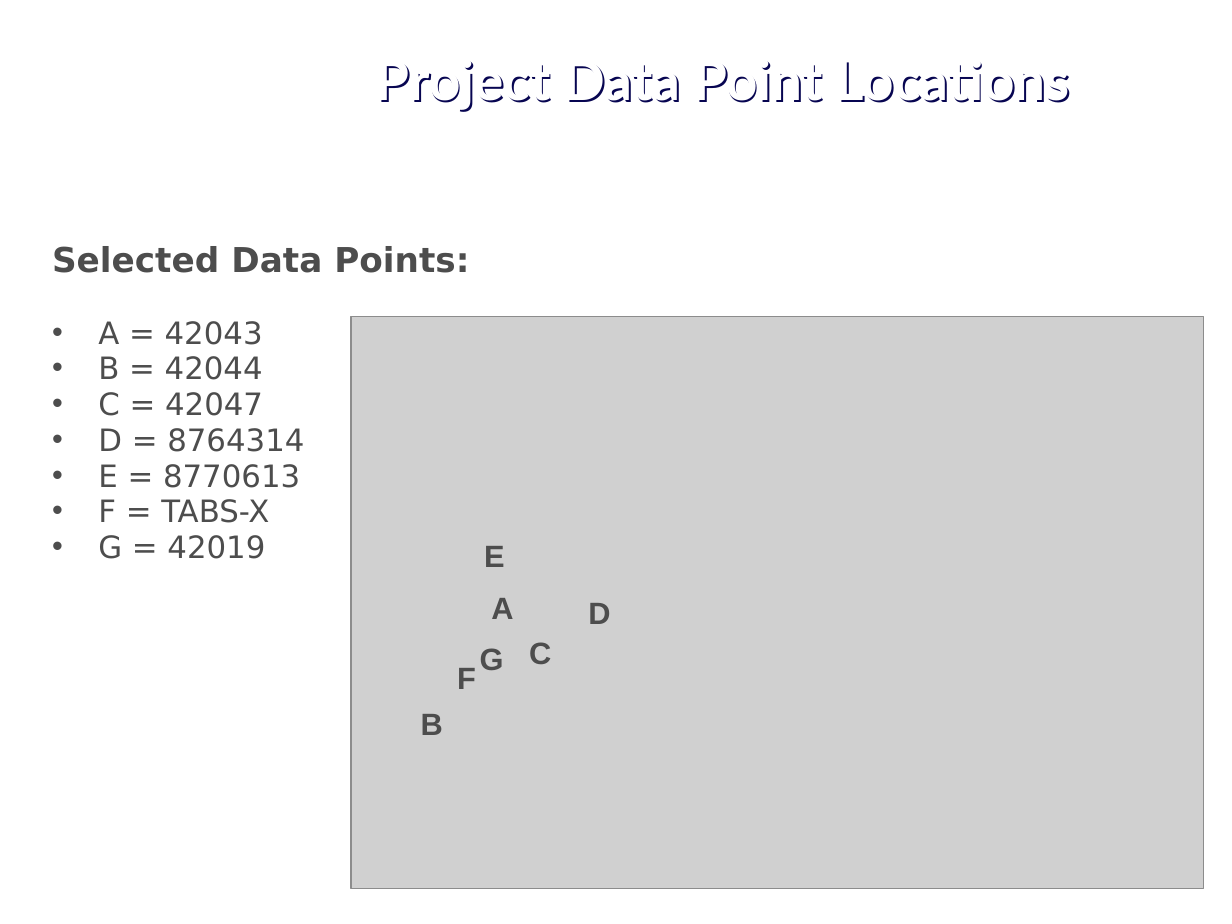
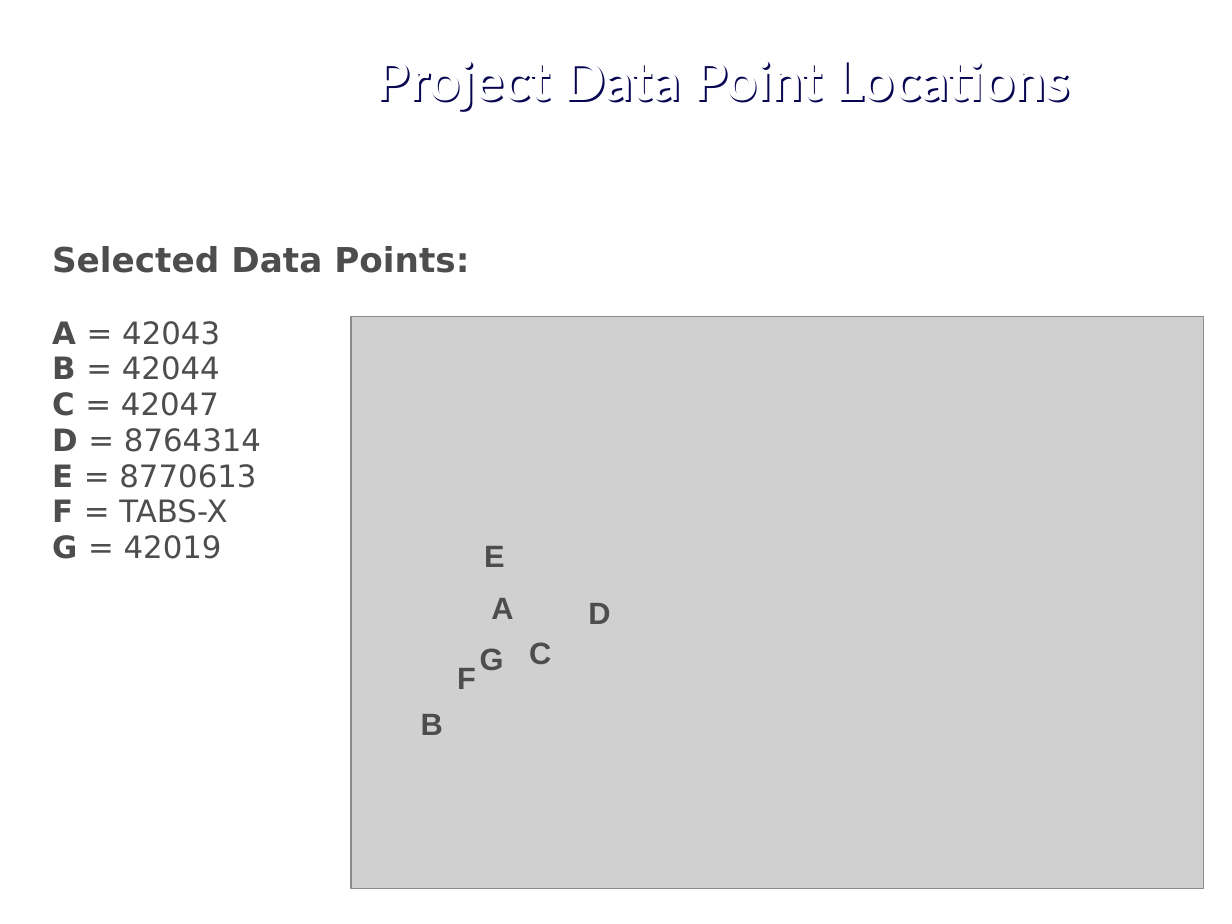
Before and after one commit to j1-aggie/Hurricane_Harvey_Analysis, a slide deck: slide 5 of Final Presentation__RobAdditions.pptx. Drawn at 1232x924 pixels with LibreOffice and Linux fonts; fonts in the diff are those of the drawing; grey boxes stand for pictures; background and template pictures are left out. Boxes give left, top, right and bottom in pixels: in the first picture for what was removed or moved away, otherwise in the second. Text is boxed around its words. In the diff, an @@ line names an element or a change of style, - is before the commit and + after.

```diff
--- a/Final Presentation__RobAdditions.pptx
+++ b/Final Presentation__RobAdditions.pptx
@@ text at [52, 321, 261, 559]: bold on in "A", "B", "C", "D" and 3 more places; bullet • to none @@
```
Also in this commit, not shown: 7 other slides changed, 1 slide added.
